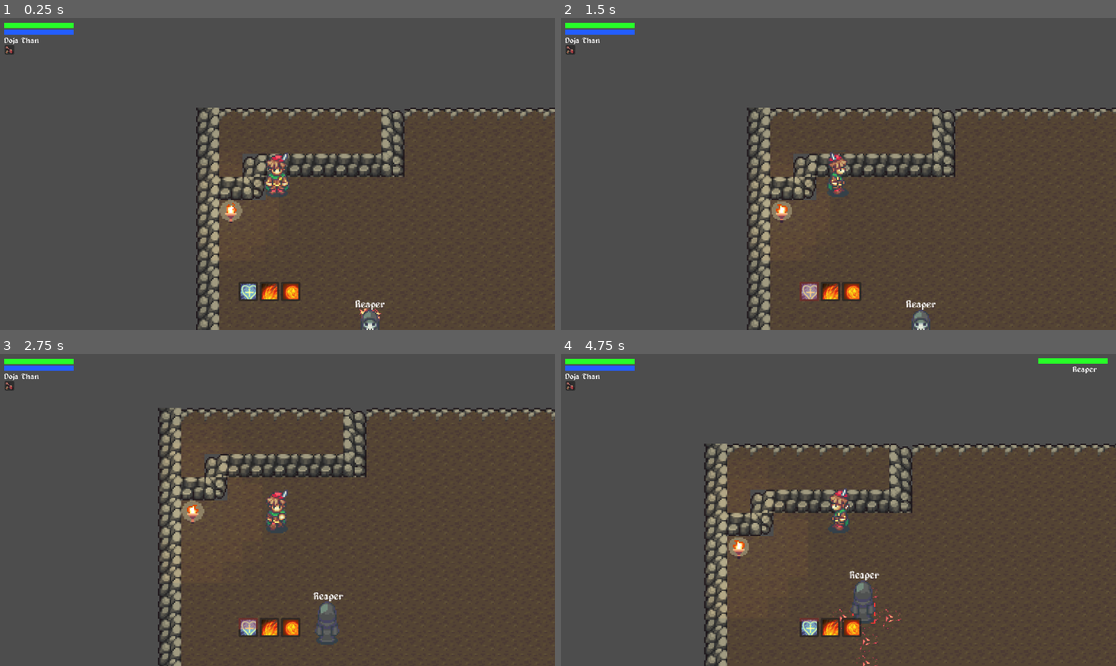
Above: before the commit, frames 1-4 (two rows, left to right).
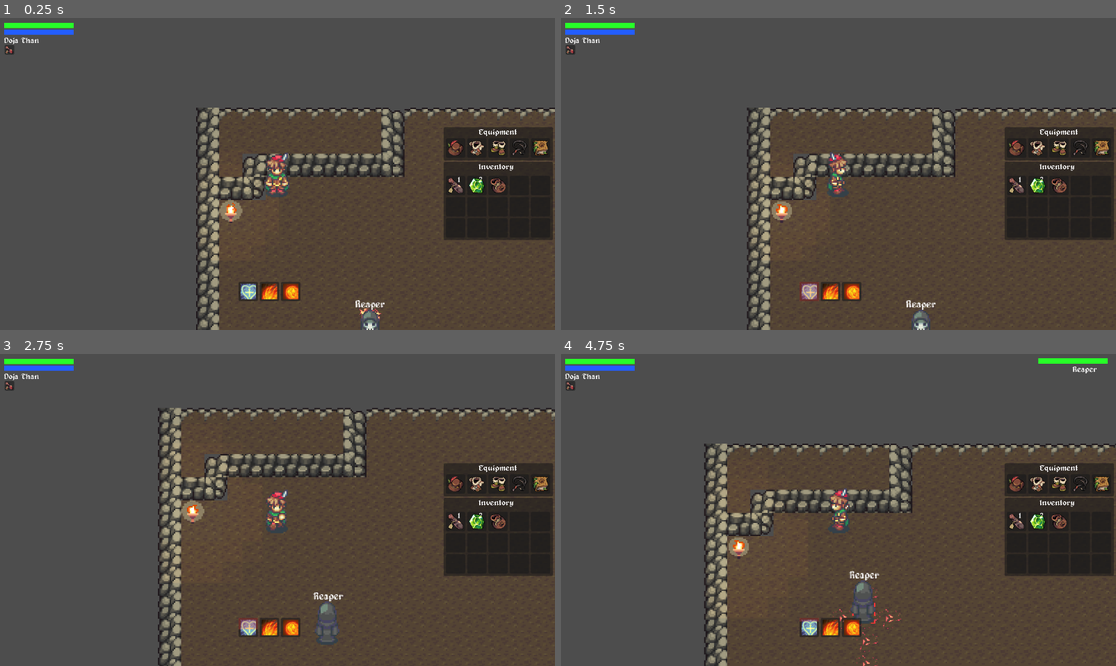
Above: after the commit, the same moments.

Repository: MechZombie/rpg-godot
Game: Godot game, scene res://Maps/Cave/cave.tscn
Two runs of this game, one before a commit and one after it. Both use one fixed random seed, a clock stepped at 60 frames per second and the inputs below. The project has no main scene, so this scene is started directly.
Inputs (mouse positions are in pixels of both pictures, inside the frame that each line leads up to):
- Up to frame 1 (0.25 s): no input
- Up to frame 2 (1.5 s): click (810, 292) at 0.52 s; tap Enter at 1.25 s; move the mouse to (960, 158) at 1.27 s; hold Right (ui_right) from 1.28 s (still down); click (960, 158) at 1.42 s
- Up to frame 3 (2.75 s): move the mouse to (166, 525) at 2.02 s; release Right (ui_right) at 2.03 s; hold Down (ui_down) from 2.03 s (still down)
- Up to frame 4 (4.75 s): move the mouse to (888, 622) at 2.77 s; release Down (ui_down) at 2.78 s; hold Right (ui_right) 2.78-3.53 s; click (888, 622) at 2.92 s; move the mouse to (810, 572) at 3.52 s; hold Up (ui_up) 3.53-4.28 s; click (810, 572) at 3.67 s; move the mouse to (1005, 556) at 4.27 s; hold Left (ui_left) from 4.28 s (still down)

The runs differ from the first frame. In frame 1, 6.8% of the frame differs, in the area x 79-100%, y 34-72%; in frame 2, 6.8%; in frame 3, 6.8%; in frame 4, 6.9%.

Commit message:
add inventory / equipments

Diff:
--- /dev/null
+++ b/HUD/equipment_item.gd
@@ -0,0 +1,14 @@
+extends Panel
+
+var texture
+@onready var texture_button: TextureButton = $TextureButton
+
+# Called when the node enters the scene tree for the first time.
+func _ready() -> void:
+	if texture:
+		texture_button.texture_normal = texture
+
+
+# Called every frame. 'delta' is the elapsed time since the previous frame.
+func _process(delta: float) -> void:
+	pass
--- /dev/null
+++ b/HUD/equipment_item.tscn
@@ -0,0 +1,15 @@
+[gd_scene load_steps=2 format=3 uid="uid://dksglfeh8ca1c"]
+
+[ext_resource type="Script" path="res://HUD/equipment_item.gd" id="1_4aore"]
+
+[node name="EquipmentItem" type="Panel"]
+custom_minimum_size = Vector2(40, 40)
+offset_right = 40.0
+offset_bottom = 40.0
+script = ExtResource("1_4aore")
+
+[node name="TextureButton" type="TextureButton" parent="."]
+offset_left = 4.0
+offset_top = 4.0
+offset_right = 36.0
+offset_bottom = 36.0
--- /dev/null
+++ b/HUD/equipments.gd
@@ -0,0 +1,53 @@
+extends Panel
+
+var equipments = []
+
+@export var EquipmentItem: PackedScene
+@onready var container: GridContainer = $MarginContainer/GridContainer
+
+
+# Called when the node enters the scene tree for the first time.
+func _ready() -> void:
+	on_prepare_inventory()
+
+
+# Called every frame. 'delta' is the elapsed time since the previous frame.
+func _process(delta: float) -> void:
+	pass
+
+
+func on_prepare_inventory():
+	equipments = [
+		{
+			"name": "Capacete",
+			"texture": preload("res://Sprites/helmet_1.png"),
+			"cb": null
+		},
+		{
+			"name": "Armadura",
+			"texture": preload("res://Sprites/armor_1.png"),
+			"cb": null
+		},
+		{
+			"name": "Botas",
+			"texture": preload("res://Sprites/shoes_1.png"),
+			"cb": null
+		},
+		{
+			"name": "Arma",
+			"texture": preload("res://Sprites/weapon_1.png"),
+			"cb": null
+		},
+		{
+			"name": "Escudo",
+			"texture": preload("res://Sprites/book_1.png"),
+			"cb": null
+		},
+	]
+
+	for item in equipments:
+		var inventory_item = EquipmentItem.instantiate()
+		inventory_item.texture = item.texture
+
+
+		container.add_child(inventory_item)
--- /dev/null
+++ b/HUD/equipments.tscn
@@ -0,0 +1,37 @@
+[gd_scene load_steps=5 format=3 uid="uid://1whxeh42wdp7"]
+
+[ext_resource type="Script" path="res://HUD/equipments.gd" id="1_xqirn"]
+[ext_resource type="PackedScene" uid="uid://dksglfeh8ca1c" path="res://HUD/equipment_item.tscn" id="2_1kwfs"]
+[ext_resource type="FontFile" uid="uid://du75ycf6ijvp2" path="res://Fonts/alagard.ttf" id="2_xxfqs"]
+
+[sub_resource type="LabelSettings" id="LabelSettings_fgjfv"]
+font = ExtResource("2_xxfqs")
+
+[node name="Equipments" type="Panel"]
+offset_top = -17.0
+offset_right = 227.0
+offset_bottom = 52.0
+script = ExtResource("1_xqirn")
+EquipmentItem = ExtResource("2_1kwfs")
+
+[node name="MarginContainer" type="MarginContainer" parent="."]
+layout_mode = 0
+offset_top = 18.0
+offset_right = 226.0
+offset_bottom = 68.0
+theme_override_constants/margin_left = 5
+theme_override_constants/margin_top = 5
+theme_override_constants/margin_right = 5
+theme_override_constants/margin_bottom = 5
+
+[node name="GridContainer" type="GridContainer" parent="MarginContainer"]
+layout_mode = 2
+columns = 5
+
+[node name="Label" type="Label" parent="."]
+offset_left = 73.0
+offset_top = 3.0
+offset_right = 148.0
+offset_bottom = 20.0
+text = "Equipment"
+label_settings = SubResource("LabelSettings_fgjfv")
--- /dev/null
+++ b/HUD/inventory.gd
@@ -0,0 +1,57 @@
+extends Panel
+
+@export var InventoryItem: PackedScene
+@onready var container: GridContainer = $MarginContainer/GridContainer
+
+var items = []
+
+
+
+
+# Called when the node enters the scene tree for the first time.
+func _ready() -> void:
+	on_prepare_inventory()
+
+
+# Called every frame. 'delta' is the elapsed time since the previous frame.
+func _process(delta: float) -> void:
+	pass
+
+
+func on_prepare_inventory():
+	items = [
+		{
+			"name": "Poção vazia",
+			"locked_time": 5.0,
+			"texture": preload("res://Sprites/empty_vial.png"),
+			"count": 1,
+			"cb": null
+		},
+		{
+			"name": "Gema verde",
+			"locked_time": 5.0,
+			"texture": preload("res://Sprites/green_gem.png"),
+			"count": 2,
+			"cb": null
+		},
+		{
+			"name": "Poção de vida",
+			"locked_time": 5.0,
+			"texture": preload("res://Sprites/bag.png"),
+			"count": null,
+			"cb": null
+		},
+	]
+
+	for item in items:
+		var inventory_item = InventoryItem.instantiate()
+		inventory_item.texture = item.texture
+
+		if(item.count):
+			inventory_item.label_value = item.count
+
+		container.add_child(inventory_item)
+
+	for item in 15 - items.size():
+		var inventory_item = InventoryItem.instantiate()
+		container.add_child(inventory_item)
--- /dev/null
+++ b/HUD/inventory.tscn
@@ -0,0 +1,39 @@
+[gd_scene load_steps=5 format=3 uid="uid://bsv1rbchymmsv"]
+
+[ext_resource type="PackedScene" uid="uid://boivt54h80ar" path="res://HUD/inventory_item.tscn" id="1_aiffj"]
+[ext_resource type="Script" path="res://HUD/inventory.gd" id="1_jp6ru"]
+[ext_resource type="FontFile" uid="uid://du75ycf6ijvp2" path="res://Fonts/alagard.ttf" id="2_pwohq"]
+
+[sub_resource type="LabelSettings" id="LabelSettings_irn6u"]
+font = ExtResource("2_pwohq")
+
+[node name="Inventory" type="Panel"]
+offset_right = 227.0
+offset_bottom = 162.0
+script = ExtResource("1_jp6ru")
+InventoryItem = ExtResource("1_aiffj")
+
+[node name="MarginContainer" type="MarginContainer" parent="."]
+layout_mode = 0
+offset_top = 24.0
+offset_right = 226.0
+offset_bottom = 162.0
+theme_override_constants/margin_left = 5
+theme_override_constants/margin_top = 5
+theme_override_constants/margin_right = 5
+theme_override_constants/margin_bottom = 5
+
+[node name="GridContainer" type="GridContainer" parent="MarginContainer"]
+layout_mode = 2
+size_flags_horizontal = 4
+size_flags_vertical = 4
+columns = 5
+
+[node name="Label" type="Label" parent="."]
+layout_mode = 2
+offset_left = 73.0
+offset_top = 3.0
+offset_right = 148.0
+offset_bottom = 20.0
+text = "Inventory"
+label_settings = SubResource("LabelSettings_irn6u")
--- /dev/null
+++ b/HUD/inventory_item.gd
@@ -0,0 +1,23 @@
+extends Panel
+
+@onready var texture_button: TextureButton = $TextureButton
+@onready var label: Label = $Label
+
+var texture
+var label_value
+
+# Called when the node enters the scene tree for the first time.
+func _ready() -> void:
+	label.visible = false
+
+	if texture:
+		texture_button.texture_normal = texture
+
+	if(label_value):
+		label.text = str(label_value)
+		label.visible = true
+
+
+# Called every frame. 'delta' is the elapsed time since the previous frame.
+func _process(delta: float) -> void:
+	pass
--- /dev/null
+++ b/HUD/inventory_item.tscn
@@ -0,0 +1,29 @@
+[gd_scene load_steps=4 format=3 uid="uid://boivt54h80ar"]
+
+[ext_resource type="Script" path="res://HUD/inventory_item.gd" id="1_va6cw"]
+[ext_resource type="FontFile" uid="uid://du75ycf6ijvp2" path="res://Fonts/alagard.ttf" id="2_mec1v"]
+
+[sub_resource type="LabelSettings" id="LabelSettings_l3ora"]
+font = ExtResource("2_mec1v")
+font_size = 15
+
+[node name="InventoryItem" type="Panel"]
+custom_minimum_size = Vector2(40, 40)
+script = ExtResource("1_va6cw")
+
+[node name="TextureButton" type="TextureButton" parent="."]
+layout_mode = 0
+offset_left = 4.0
+offset_top = 4.0
+offset_right = 36.0
+offset_bottom = 36.0
+
+[node name="Label" type="Label" parent="."]
+visible = false
+layout_mode = 0
+offset_left = 25.0
+offset_top = 1.0
+offset_right = 38.0
+offset_bottom = 16.0
+text = "0"
+label_settings = SubResource("LabelSettings_l3ora")
--- a/Maps/Cave/cave.tscn
+++ b/Maps/Cave/cave.tscn
@@ -4,7 +4,7 @@
 [ext_resource type="Texture2D" uid="uid://bj6hgxtma8bb3" path="res://Sprites/8_cave.png" id="1_betb3"]
 [ext_resource type="Texture2D" uid="uid://b63jw5xyt4tv2" path="res://Sprites/2_indoors.png" id="2_1isbr"]
 [ext_resource type="PackedScene" uid="uid://b3x80ld3moion" path="res://Player/player.tscn" id="2_3q3gp"]
-[ext_resource type="PackedScene" uid="uid://b2ff08031msdc" path="res://Objects/torch/torch.tscn" id="5_6afn1"]
+[ext_resource type="PackedScene" uid="uid://b2ff08031msdc" path="res://Objects/Torch/torch.tscn" id="5_6afn1"]
 [ext_resource type="Script" path="res://Maps/Cave/tile_map.gd" id="5_kerq4"]
 [ext_resource type="PackedScene" uid="uid://ckcv38bnaj0dc" path="res://Objects/Dummy/dummy.tscn" id="7_sv0pv"]
 [ext_resource type="PackedScene" uid="uid://dyrfbf1pq2eqx" path="res://Objects/Respawn/respawn.tscn" id="11_hiny4"]
--- a/Objects/Bag/bag.tscn
+++ b/Objects/Bag/bag.tscn
@@ -1,6 +1,6 @@
 [gd_scene load_steps=4 format=3 uid="uid://7yiux6uiuep"]
 
-[ext_resource type="Texture2D" uid="uid://buygnh0ncun7e" path="res://Sprites/Hunter Pouch.png" id="1_s1c6x"]
+[ext_resource type="Texture2D" uid="uid://buygnh0ncun7e" path="res://Sprites/bag.png" id="1_s1c6x"]
 [ext_resource type="Script" path="res://Objects/Bag/bag.gd" id="1_u3chx"]
 
 [sub_resource type="RectangleShape2D" id="RectangleShape2D_u5aq0"]
--- a/Objects/torch/torch.tscn
+++ b/Objects/Torch/torch.tscn
@@ -1,7 +1,7 @@
 [gd_scene load_steps=10 format=3 uid="uid://b2ff08031msdc"]
 
 [ext_resource type="Texture2D" uid="uid://b63jw5xyt4tv2" path="res://Sprites/2_indoors.png" id="1_c2jc7"]
-[ext_resource type="Script" path="res://Objects/torch/torch.gd" id="1_mcafl"]
+[ext_resource type="Script" path="res://Objects/Torch/torch.gd" id="1_mcafl"]
 [ext_resource type="Texture2D" uid="uid://qev1titcsgnw" path="res://Sprites/light-texture.png" id="3_ysmj6"]
 
 [sub_resource type="RectangleShape2D" id="RectangleShape2D_buu5h"]
--- a/Player/hud.gd
+++ b/Player/hud.gd
@@ -9,7 +9,7 @@
 
 
 @onready var skills_bar: HBoxContainer = $MarginContainer/SkillsBar
-@export var slot_scene: PackedScene
+@export var SlotScene: PackedScene
 
 var is_slot1_cdr: bool
 
@@ -43,7 +43,7 @@
 
 
 	for item in action_bar_items:
-		var action_item = slot_scene.instantiate()
+		var action_item = SlotScene.instantiate()
 		action_item.texture = item.texture
 		if(item.count):
 			action_item.label_value = item.count
--- a/Player/player.tscn
+++ b/Player/player.tscn
@@ -10,6 +10,8 @@
 [ext_resource type="FontFile" uid="uid://du75ycf6ijvp2" path="res://Fonts/alagard.ttf" id="4_vawsd"]
 [ext_resource type="Texture2D" uid="uid://goxxx271av5l" path="res://Sprites/life_pot.png" id="5_5sycj"]
 [ext_resource type="PackedScene" uid="uid://b03gfr4fl6m5v" path="res://HUD/ActionBarSlot/actionbar_slot.tscn" id="6_nuj7i"]
+[ext_resource type="PackedScene" uid="uid://bsv1rbchymmsv" path="res://HUD/inventory.tscn" id="11_78fjn"]
+[ext_resource type="PackedScene" uid="uid://1whxeh42wdp7" path="res://HUD/equipments.tscn" id="12_w02io"]
 
 [sub_resource type="RectangleShape2D" id="RectangleShape2D_3ga6y"]
 size = Vector2(15.9, 15.9)
@@ -232,7 +234,7 @@
 
 [node name="HUD" type="CanvasLayer" parent="."]
 script = ExtResource("3_1hcok")
-slot_scene = ExtResource("6_nuj7i")
+SlotScene = ExtResource("6_nuj7i")
 
 [node name="MarginContainer" type="MarginContainer" parent="HUD"]
 anchors_preset = 15
@@ -368,3 +370,27 @@
 layout_mode = 2
 size_flags_horizontal = 4
 size_flags_vertical = 8
+
+[node name="HBoxContainer" type="HBoxContainer" parent="HUD/MarginContainer"]
+layout_mode = 2
+size_flags_horizontal = 8
+size_flags_vertical = 4
+alignment = 2
+
+[node name="inventory" type="Control" parent="HUD/MarginContainer/HBoxContainer"]
+layout_mode = 2
+
+[node name="Inventory" parent="HUD/MarginContainer/HBoxContainer/inventory" instance=ExtResource("11_78fjn")]
+layout_mode = 0
+offset_left = -217.0
+offset_right = 10.0
+
+[node name="equipments" type="Control" parent="HUD/MarginContainer/HBoxContainer"]
+layout_mode = 2
+
+[node name="Equipments" parent="HUD/MarginContainer/HBoxContainer/equipments" instance=ExtResource("12_w02io")]
+layout_mode = 0
+offset_left = -221.0
+offset_top = -72.0
+offset_right = 6.0
+offset_bottom = -3.0
Renamed: Objects/torch/torch.gd -> Objects/Torch/torch.gd
Not shown: 1 places in Player/player.tscn that only renumber resources
Not shown: 2 places in Player/spell.tscn that only renumber resources
Binary file added: Sprites/armor_1.png
Binary file added: Sprites/arrows.png
Renamed: Sprites/Hunter Pouch.png -> Sprites/bag.png
Binary file added: Sprites/book_1.png
Binary file added: Sprites/gloves_1.png
Binary file added: Sprites/helmet_1.png
Binary file added: Sprites/shoes_1.png
Binary file added: Sprites/weapon_1.png
